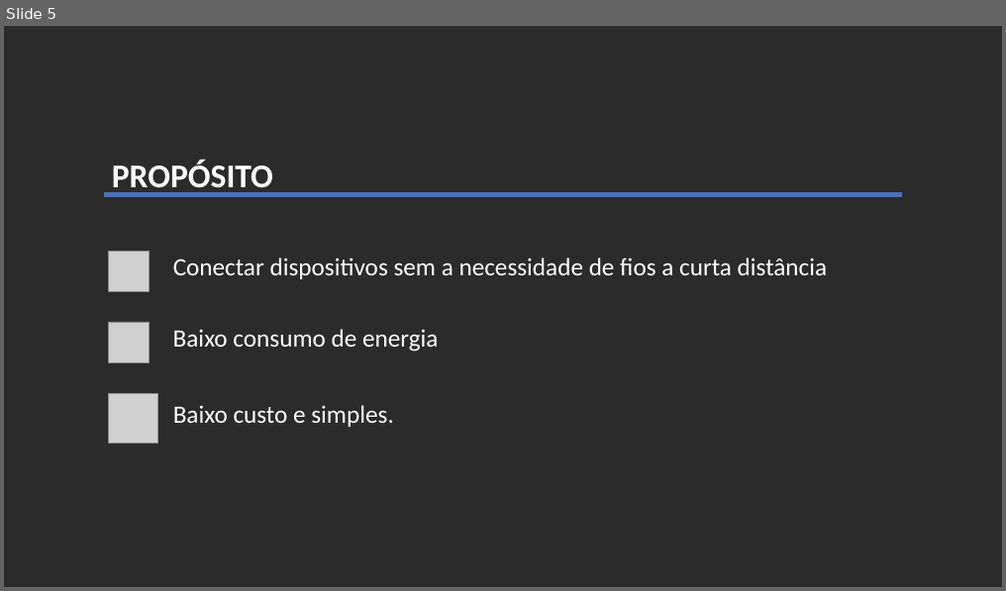
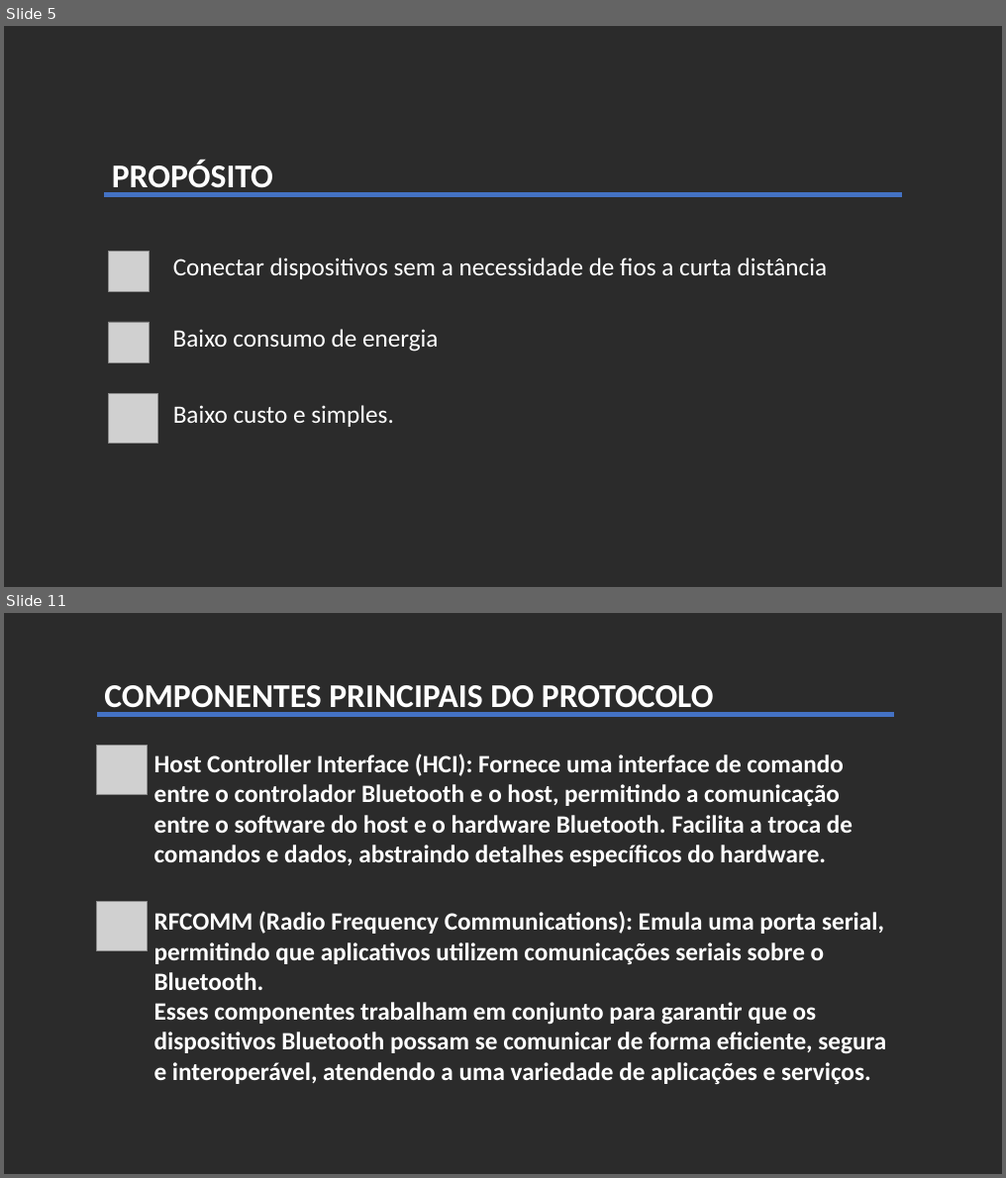
Before and after one commit to VandersonSenai/MODULO03, a slide deck: IoT/Apresentação Protocolos IoT BT.pptx. Shown one above the other, each under a label of ours: slide 5 before the commit, slides 5 and 11 after it; the slides between them are not shown. The pictures are 1006x591 and 1006x1178 pixels, drawn with LibreOffice and Linux fonts; fonts in the diff are those of the drawing; grey boxes stand for pictures; background and template pictures are left out; a plain dark background stands for a picture behind light text. Boxes give left, top, right and bottom in pixels: in the first picture for what was removed or moved away, otherwise in the second. Text is boxed around its words. In the diff, an @@ line names an element or a change of style, - is before the commit and + after.

```diff
--- a/IoT/Apresentação Protocolos IoT BT.pptx
+++ b/IoT/Apresentação Protocolos IoT BT.pptx
@@ slide 11 added at box(4, 613, 1002, 1174), background picture (left out) @@
@@ subtitle added at box(104, 685, 714, 716), 32 pt, text #FFFFFF, bold @@
+COMPONENTES PRINCIPAIS DO PROTOCOLO
@@ line added from (97, 715) to (894, 715), #4472C4 4.5 pt @@
@@ picture added at box(97, 745, 147, 794) @@
@@ text added at box(154, 754, 852, 866), 24 pt, text #FFFFFF, bold @@
+Host Controller Interface (HCI): Fornece uma interface de comando entre o controlador Bluetooth e o host, permitindo a comunicação entre o software do host e o hardware Bluetooth. Facilita a troca de comandos e dados, abstraindo detalhes específicos do hardware.
@@ picture added at box(97, 902, 147, 952) @@
@@ text added at box(154, 911, 886, 1085), 24 pt, text #FFFFFF, bold @@
+RFCOMM (Radio Frequency Communications): Emula uma porta serial, permitindo que aplicativos utilizem comunicações seriais sobre o Bluetooth.
+Esses componentes trabalham em conjunto para garantir que os dispositivos Bluetooth possam se comunicar de forma eficiente, segura e interoperável, atendendo a uma variedade de aplicações e serviços.
```
Also in this commit, not shown: 5 slides changed, 11 other slides added, 4 slides removed, 6 other files.
